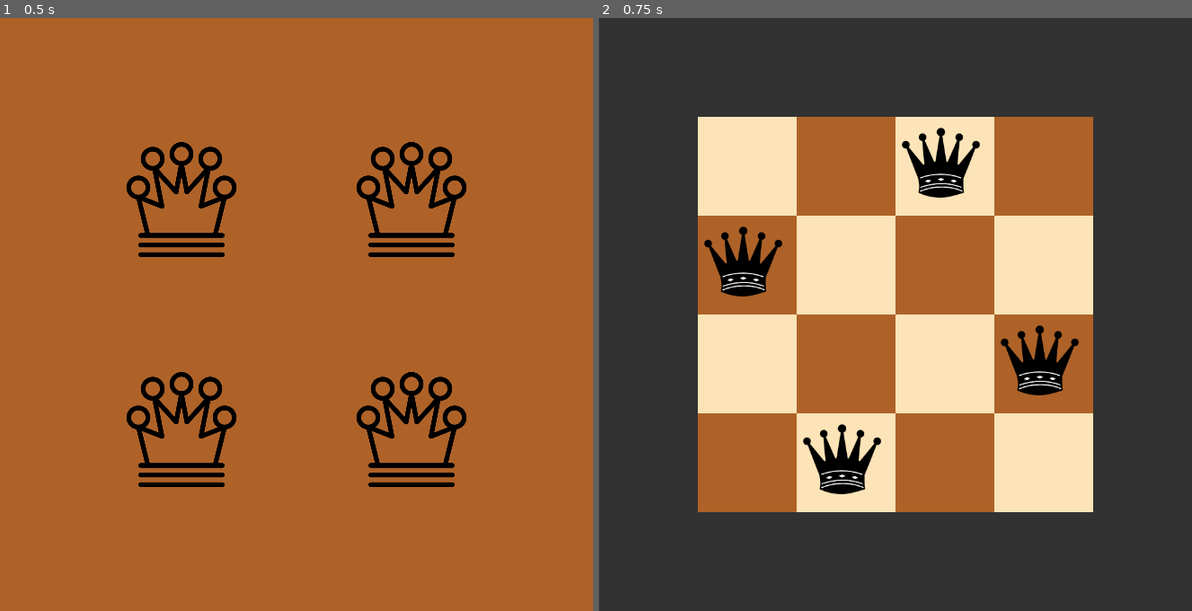
Above: before the commit, frames 1-2 (left to right).
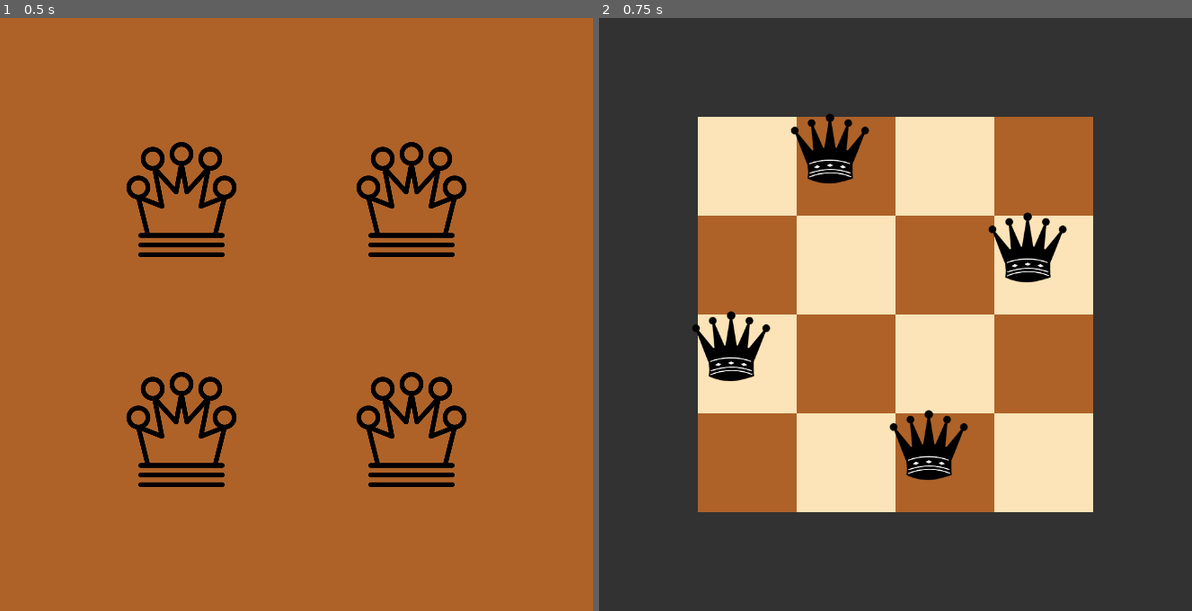
Above: after the commit, the same moments.

Repository: carlospazuzu/queen-problem-solver-godot
Game: Godot game, scene res://scenes/setup/SetupScene.tscn
Same seed, same stepped clock (60 frames per second), same inputs: the game is played once before the commit and once after it.
Inputs:
- Up to frame 1 (0.5 s): no input
- Up to frame 2 (0.75 s): tap Enter (ui_accept) at 0.5 s; hold Right (ui_right) from 0.53 s (still down)

Frame 1 is identical in both runs. In frame 2, 6.0% of the frame differs, in the area x 15-81%, y 16-81%.

Commit message:
4, 5 and 6x6 board finished!

Diff:
--- a/game_objects/algorithm/Algorithm.gd
+++ b/game_objects/algorithm/Algorithm.gd
@@ -4,7 +4,7 @@
 var population = null
 
 var count: int = 0
-var icount: int = 5
+var icount: int = 2
 
 var found_solution: bool = false
 
@@ -24,11 +24,11 @@
 
 		var cf = population.get_current_fittest()
 
-		if icount >= 5:
+		if icount >= 2:
 			get_node("/root/Main/QueenPlacer/").place_queens(cf)
 			icount = 0
 
-		if population.get_current_fittest_fitness() >= 0.95:
+		if population.get_current_fittest_fitness() >= 1.0:
 			found_solution = true
 
 	print('Generation ', count, ' MAX FITNESS = ', population.get_current_fittest_fitness())
--- a/game_objects/board/Board.gd
+++ b/game_objects/board/Board.gd
@@ -1,12 +1,14 @@
-extends Node2D
+ extends Node2D
 
-# Declare member variables here. Examples:
-# var a = 2
-# var b = "text"
+onready var globals_ref = get_node('/root/Globals')
+
+var square: int = 0
 
 # Called when the node enters the scene tree for the first time.
 func _ready():
-	pass # Replace with function body.
+
+	square = OS.window_size.x / (globals_ref.size + 2)
+
 
 # Called every frame. 'delta' is the elapsed time since the previous frame.
 #func _process(delta):
@@ -21,8 +23,9 @@
 
 func _draw():
 	var neg = false
-	for i in range(4):
-		for j in range(4):
-			draw_rect(Rect2(Vector2(110 * j + 110, 110 * i + 110), Vector2(110, 110)), Color(_get_color(neg)), true)
+	for i in range(globals_ref.size):
+		for j in range(globals_ref.size):
+			draw_rect(Rect2(Vector2(square * j + square, square * i + square), Vector2(square, square)), Color(_get_color(neg)), true)
 			neg = not neg
-		neg = not neg
+		if globals_ref.size % 2 == 0:
+			neg = not neg
--- a/game_objects/queen_display/QueenDisplay.gd
+++ b/game_objects/queen_display/QueenDisplay.gd
@@ -18,10 +18,29 @@
 
 # Called every frame. 'delta' is the elapsed time since the previous frame.
 func _process(delta):
+
+	current_board_size = $"/root/Globals".size
+
+	for i in range(MAX_BOARD_SIZE):
+		title_queens[i].position = Vector2(-100, 0)
+
 	match current_board_size:
 		4:
 			title_queens[0].position = Vector2(330 - title_queens[0].texture.get_width() * 0.25, 330 - title_queens[0].texture.get_height() * 0.25)
 			title_queens[1].position = Vector2(330 + title_queens[1].texture.get_width() * 0.25, 330 - title_queens[1].texture.get_height() * 0.25)
 			title_queens[2].position = Vector2(330 - title_queens[2].texture.get_width() * 0.25, 330 + title_queens[2].texture.get_height() * 0.25)
 			title_queens[3].position = Vector2(330 + title_queens[3].texture.get_width() * 0.25, 330 + title_queens[3].texture.get_height() * 0.25)
-			pass
+		5:
+			title_queens[0].position = Vector2(330, 330)
+			title_queens[1].position = Vector2(330 - title_queens[0].texture.get_width() * 0.25, 330 - title_queens[0].texture.get_height() * 0.25)
+			title_queens[2].position = Vector2(330 + title_queens[1].texture.get_width() * 0.25, 330 - title_queens[1].texture.get_height() * 0.25)
+			title_queens[3].position = Vector2(330 - title_queens[2].texture.get_width() * 0.25, 330 + title_queens[2].texture.get_height() * 0.25)
+			title_queens[4].position = Vector2(330 + title_queens[3].texture.get_width() * 0.25, 330 + title_queens[3].texture.get_height() * 0.25)
+		6:
+			title_queens[0].position = Vector2(220, 120)
+			title_queens[1].position = Vector2(220, 290)
+			title_queens[2].position = Vector2(220, 460)
+
+			title_queens[3].position = Vector2(440, 120)
+			title_queens[4].position = Vector2(440, 290)
+			title_queens[5].position = Vector2(440, 460)
--- a/game_objects/queen_placer/QueenPlacer.gd
+++ b/game_objects/queen_placer/QueenPlacer.gd
@@ -1,21 +1,23 @@
 extends Node2D
 
 var queen = load('res://game_objects/queen/Queen.tscn')
+
+onready var globals_ref = $'/root/Globals'
 
 var queens = []
 
 # Called when the node enters the scene tree for the first time.
 func _ready():
-	for i in range($'/root/Globals'.SIZE):
+	for i in range(globals_ref.size):
 		var q = queen.instance()
 		q.position = Vector2(-100, 0)
 		queens.append(q)
 
-	for i in range($'/root/Globals'.SIZE):
+	for i in range(globals_ref.size):
 		get_tree().root.get_node('/root/Main/QueenPlacer/').add_child(queens[i])
 
 
 func place_queens(board):
-	for i in $"/root/Globals".SIZE:
+	for i in globals_ref.size:
 		var current_position = board._find_queen_vector2D(i)
-		queens[i].position = Vector2(current_position.y * 110 + 160, current_position.x * 110 + 160)
+		queens[i].position = Vector2(current_position.y * (OS.window_size.x / (globals_ref.size + 2)) + ((OS.window_size.x / (globals_ref.size + 2)) + queens[i].texture.get_width() * 0.25), current_position.x * (OS.window_size.x / (globals_ref.size + 2)) + (OS.window_size.x / (globals_ref.size + 2)) + queens[i].texture.get_height() * 0.25)
--- a/scenes/setup/SetupScene.gd
+++ b/scenes/setup/SetupScene.gd
@@ -1,8 +1,6 @@
 extends Node2D
 
-# Declare member variables here. Examples:
-# var a = 2
-# var b = "text"
+onready var globals_ref = get_node("/root/Globals")
 
 # Called when the node enters the scene tree for the first time.
 func _ready():
@@ -12,3 +10,11 @@
 func _process(delta):
 	if Input.is_action_pressed("ui_accept"):
 		get_tree().change_scene('res://scenes/main/Main.tscn')
+
+	if Input.is_action_just_pressed('ui_right'):
+		globals_ref.size += 1
+	if Input.is_action_just_pressed('ui_left'):
+		globals_ref.size -= 1
+
+
+	globals_ref.size = clamp(globals_ref.size, 4, 6)
--- a/scripts/board.gd
+++ b/scripts/board.gd
@@ -13,28 +13,28 @@
 # Called when the node enters the scene tree for the first time.
 func setup():
 	board = []
-	for i in range(globals_ref.SIZE):
+	for i in range(globals_ref.size):
 		board.append([])
-		for j in range(globals_ref.SIZE):
+		for j in range(globals_ref.size):
 			board[i].append(0)
 
 
 func _find_queen_position(column):
-	for i in range(globals_ref.SIZE):
+	for i in range(globals_ref.size):
 		if board[i][column] == 1:
 			return i
 
 
 func generate_genes():
-	for i in range(globals_ref.SIZE):
-		board[randi() % globals_ref.SIZE][i] = 1
+	for i in range(globals_ref.size):
+		board[randi() % globals_ref.size][i] = 1
 
 
 func crossover(partner):
 	var child = get_script().new(globals_ref)
 	child.setup()
 
-	for i in range(globals_ref.SIZE):
+	for i in range(globals_ref.size):
 		var r = randi() % 2
 
 		if r == 0:
@@ -46,16 +46,16 @@
 
 
 func mutate():
-	for i in range(globals_ref.SIZE):
+	for i in range(globals_ref.size):
 		var r = randi() % 100
 
 		if r == 1:
 			board[_find_queen_position(i)][i] = 0
-			board[randi() % globals_ref.SIZE][i] = 1
+			board[randi() % globals_ref.size][i] = 1
 
 
 func _find_queen_vector2D(column):
-	for i in range(globals_ref.SIZE):
+	for i in range(globals_ref.size):
 		if board[i][column] == 1:
 			var position = Vector2()
 			position.x = column
@@ -65,11 +65,11 @@
 
 
 func calculate_fitness() -> float:
-	var portion: float = 0.041666666666666664
+	var portion: float = (1.0 / globals_ref.size) / 6.0
 
 	var score: float = 0.0
 
-	for i in range(globals_ref.SIZE):
+	for i in range(globals_ref.size):
 		var qpos = _find_queen_vector2D(i)
 
 		var found_UL: bool = false
@@ -90,11 +90,11 @@
 
 		var found_UR: bool = false
 
-		if qpos.y > 0 and qpos.x <= globals_ref.SIZE - 1:
+		if qpos.y > 0 and qpos.x <= globals_ref.size - 1:
 			var cxpos = qpos.x + 1
 			var cypos = qpos.y - 1
 
-			while cxpos <= globals_ref.SIZE - 1 and cypos >= 0:
+			while cxpos <= globals_ref.size - 1 and cypos >= 0:
 				if board[cypos][cxpos] == 1:
 					found_UR = true
 					break
@@ -106,11 +106,11 @@
 
 		var found_LL: bool = false
 
-		if qpos.y < globals_ref.SIZE - 1 and qpos.x > 0:
+		if qpos.y < globals_ref.size - 1 and qpos.x > 0:
 			var cxpos = qpos.x - 1
 			var cypos = qpos.y + 1
 
-			while cxpos >= 0 and cypos <= globals_ref.SIZE - 1:
+			while cxpos >= 0 and cypos <= globals_ref.size - 1:
 				if board[cypos][cxpos] == 1:
 					found_LL = true
 					break
@@ -122,11 +122,11 @@
 
 		var found_LR: bool = false
 
-		if qpos.y < globals_ref.SIZE - 1 and qpos.x < globals_ref.SIZE - 1:
+		if qpos.y < globals_ref.size - 1 and qpos.x < globals_ref.size - 1:
 			var cxpos = qpos.x + 1
 			var cypos = qpos.y + 1
 
-			while cxpos <= globals_ref.SIZE - 1 and cypos <= globals_ref.SIZE - 1:
+			while cxpos <= globals_ref.size - 1 and cypos <= globals_ref.size - 1:
 				if board[cypos][cxpos] == 1:
 					found_LR = true
 					break
@@ -152,10 +152,10 @@
 
 		var found_R: bool = false
 
-		if qpos.x < globals_ref.SIZE - 1:
+		if qpos.x < globals_ref.size - 1:
 			var cxpos = qpos.x + 1
 
-			while cxpos <= globals_ref.SIZE - 1:
+			while cxpos <= globals_ref.size - 1:
 				if board[qpos.y][cxpos] == 1:
 					found_R = true
 					break
--- a/scripts/globals.gd
+++ b/scripts/globals.gd
@@ -1,12 +1,13 @@
 extends Node
 
-const SIZE: int = 4
 const POPULATION_LENGTH: int = 100
+
+var size: int = 4
+
 
 # Called when the node enters the scene tree for the first time.
 func _ready():
 	pass # Replace with function body.
 
-# Called every frame. 'delta' is the elapsed time since the previous frame.
-#func _process(delta):
-#	pass
+func change_board_size(new_size):
+	size = new_size
